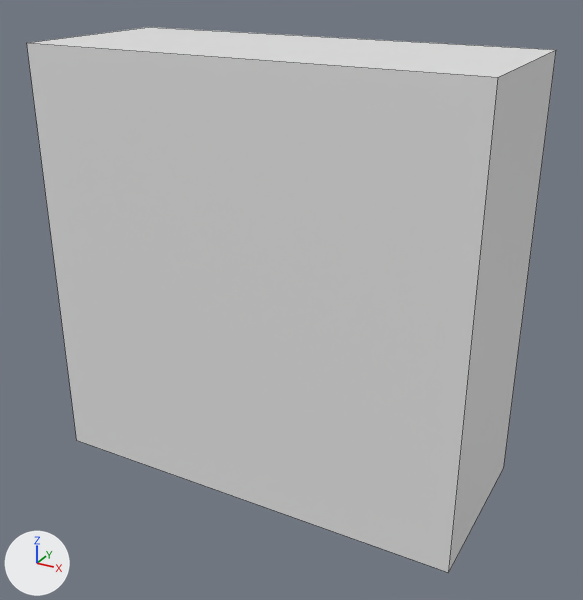
What one commit did to the Blender file WALL.blend.
Rendered twice from a camera (50 mm lens) standing at (3.21, -9.46, 6.29) and looking at (-0.92, -1.96, 2.53). The axes (+X, +Y, +Z) are drawn at lower left. The lights are the same throughout. The first picture is the older version. Mesh edges are drawn as thin lines.
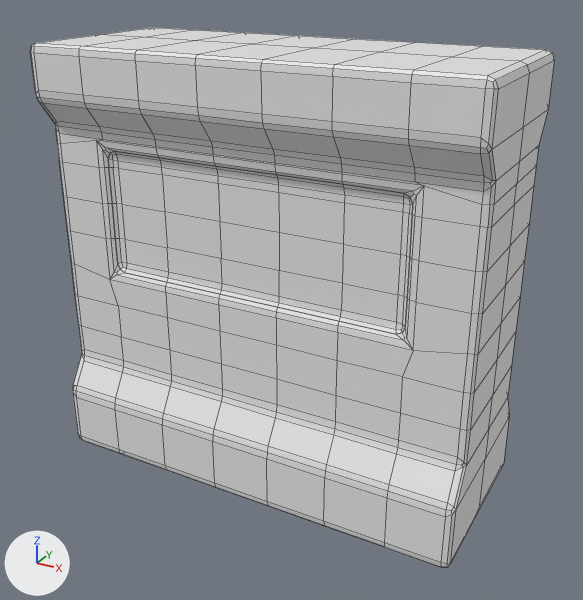
What differs and where, as boxes [x1, y1, x2, y2] in the pictures (583 x 600 px):
'Cube', reshaped, modifiers changed
    before: [27, 27, 556, 573]
    after: [30, 28, 554, 567]

The change in detail:
me_cube is used by ob_cube; location (-1.06, -1.89, 2.83); scale (2.54, 1.05, 2.5).
me_cube had 8 vertices, 6 faces and spanned x -1.0..1.0, y -1.0..1.0, z -1.0..1.0.
me_cube now has 160 vertices, 140 faces and spans x -1.0..1.0, y 0.0..1.0, z -1.0..1.0.
Part 1, on me_cube:
4 vertices are removed from x -1.0..1.0, y -1.0, z -1.0..1.0.
6 faces are deleted.
28 vertices are added at x -1.0..1.0, y 0.0..1.0, z -1.0..1.0.
5 new vertices lie (-0.29, 0.0, 0.0) away from vertices in x 1.0, y 0.0..1.0, z -1.0..1.0.
5 new vertices lie (0.0, 0.0, -0.23) away from vertices in x -1.0..1.0, y 0.0..1.0, z 1.0.
6 new vertices lie (-0.28, 0.0, 0.0) away from vertices in x 0.71, y 0.0..1.0, z -1.0..1.0.
6 new vertices lie (-0.29, 0.0, 0.0) away from vertices in x 0.43, y 0.0..1.0, z -1.0..1.0.
6 new vertices lie (-0.28, 0.0, 0.0) away from vertices in x 0.14, y 0.0..1.0, z -1.0..1.0.
6 new vertices lie (0.0, -0.23, 0.15) away from vertices in x -1.0..1.0, y 1.0, z -0.69.
7 new vertices lie (-0.29, 0.0, 0.0) away from vertices in x -0.14, y 0.0..1.0, z -1.0..1.0.
7 new vertices lie (0.0, -0.23, -0.13) away from vertices in x -1.0..1.0, y 1.0, z 0.77.
8 new vertices lie (0.29, 0.0, 0.0) away from vertices in x -1.0, y 0.0..1.0, z -1.0..1.0.
8 new vertices lie (0.0, 0.0, 0.17) away from vertices in x -1.0..1.0, y 0.77, z -0.54.
8 new vertices lie (0.0, 0.0, 0.17) away from vertices in x -1.0..1.0, y 0.77, z -0.37.
8 new vertices lie (0.0, -0.77, 0.0) away from vertices in x -1.0..1.0, y 0.77, z -0.54..0.64.
10 new vertices lie (0.0, 0.0, 0.17) away from vertices in x -1.0..1.0, y 0.0..0.77, z -0.2.
10 new vertices lie (0.0, 0.0, -0.09) away from vertices in x -1.0..1.0, y 0.0..0.77, z 0.64.
6 new vertices lie (0.0, 0.0, -0.08) away from vertices in x -1.0..1.0, y 0.0..0.77, z 0.55.
6 new vertices lie (0.0, 0.0, -0.17) away from vertices in x -1.0..1.0, y 0.0..0.77, z 0.47.
6 new vertices lie (0.0, 0.0, -0.16) away from vertices in x -1.0..1.0, y 0.0..0.77, z 0.3.
5 new vertices lie (0.0, 0.0, 0.07) away from vertices in x -0.7..0.43, y 0.7, z 0.47.
5 new vertices lie (0.27, 0.0, 0.0) away from vertices in x 0.43, y 0.7, z -0.02..0.54.
140 new faces join them.
Object 'Cube' (ob_cube) gains a MIRROR modifier named 'Mirror'.
Modifier setting: use_axis = (False, True, False).
Object 'Cube' (ob_cube) gains a BEVEL modifier named 'Bevel'.
Modifier setting: segments = 2.
